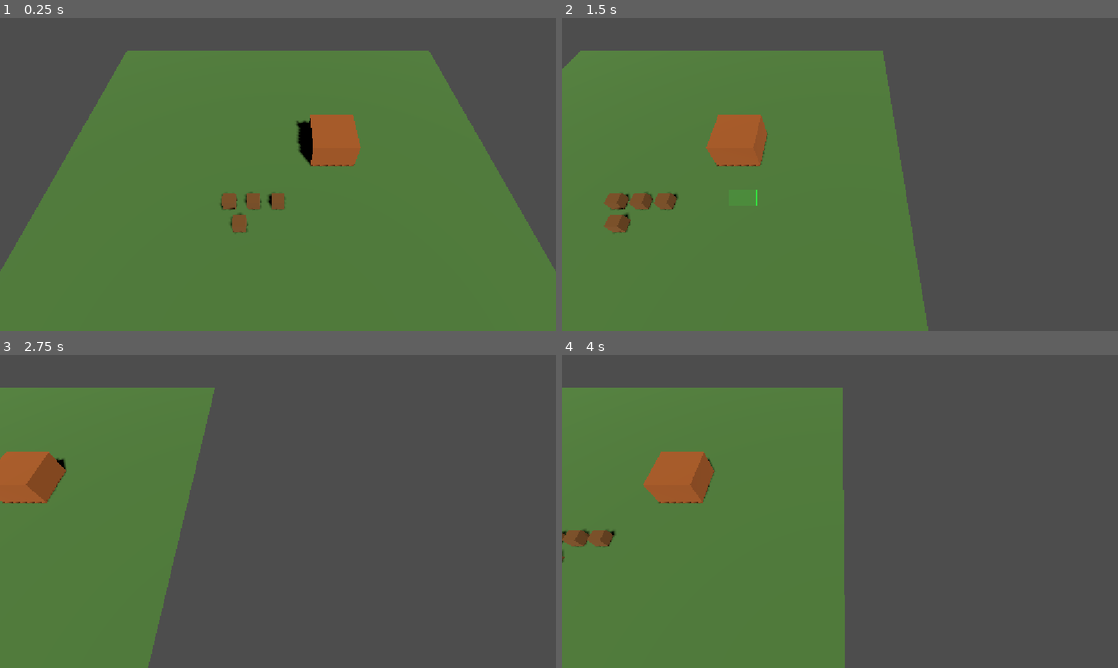
Above: before the commit, frames 1-4 (two rows, left to right).
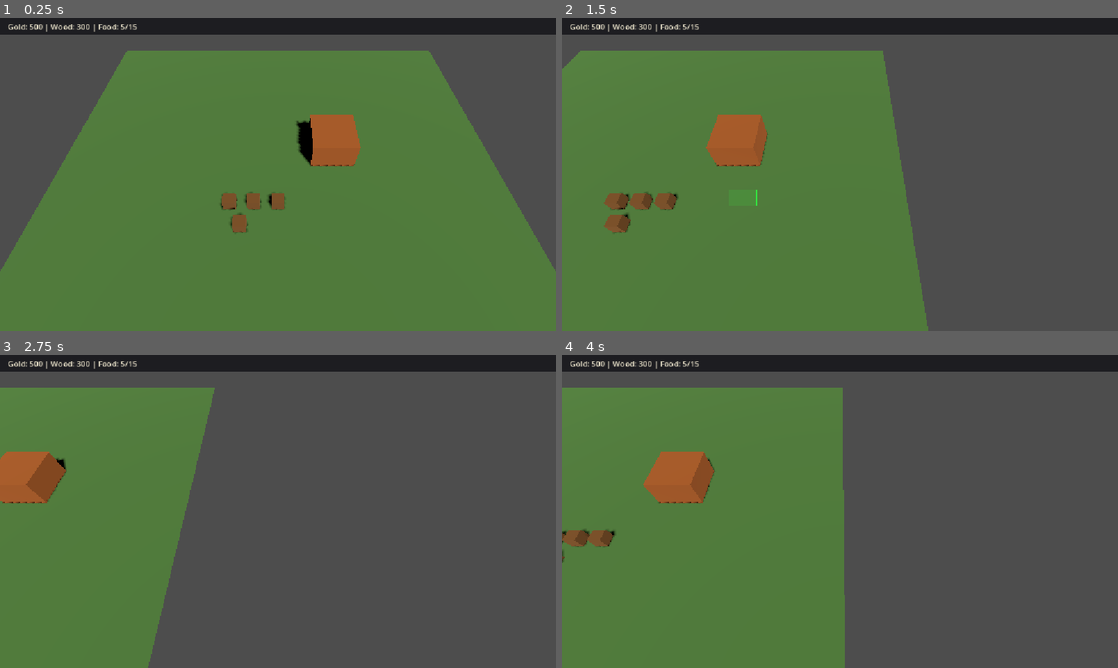
Above: after the commit, the same moments.

Repository: nplvkntx/endless-battle
Game: Godot game, scene res://scenes/main.tscn
Same seed, same stepped clock (60 frames per second), same inputs: the game is played once before the commit and once after it.
Inputs (mouse positions are in pixels of both pictures, inside the frame that each line leads up to):
- Up to frame 1 (0.25 s): no input
- Up to frame 2 (1.5 s): tap Enter at 0.5 s; move the mouse to (962, 158) at 0.52 s; hold Right (ui_right) 0.53-1.25 s; click (962, 158) at 0.67 s; drag from (728, 190) to (812, 237) at 1.27 s
- Up to frame 3 (2.75 s): tap Space at 2 s; move the mouse to (333, 442) at 2.02 s; hold Right (ui_right) from 2.03 s (still down); click (333, 442) at 2.17 s
- Up to frame 4 (4 s): release Right (ui_right) at 2.75 s; drag from (812, 574) to (673, 464) at 2.77 s; move the mouse to (1006, 558) at 3.52 s; hold Left (ui_left) from 3.53 s (still down); click (1006, 558) at 3.67 s

The runs differ from the first frame. In frame 1, 5.3% of the frame differs, in the area x 0-100%, y 0-6%; in frame 2, 5.3%; in frame 3, 5.3%; in frame 4, 5.3%.

Commit message:
TASK-013 Basic resource UI

Diff:
--- a/autoloads/resource_manager.gd
+++ b/autoloads/resource_manager.gd
@@ -4,10 +4,24 @@
 ## UI and other systems listen to signals; they never mutate resources directly.
 
 signal resources_changed()
-signal food_changed(current: float, maximum: float)
+signal food_changed(current: int, maximum: int)
 signal resource_spent_failed(resource_id: StringName, amount: float)
+
+const STARTING_GOLD: int = 500
+const STARTING_WOOD: int = 300
+const STARTING_FOOD: int = 5
+const STARTING_FOOD_MAX: int = 15
+
+var gold: int = STARTING_GOLD
+var wood: int = STARTING_WOOD
+var food_current: int = STARTING_FOOD
+var food_max: int = STARTING_FOOD_MAX
 
 
 func _ready() -> void:
-	# TODO: Initialize economy state from Resource data.
-	pass
+	_emit_resource_state()
+
+
+func _emit_resource_state() -> void:
+	resources_changed.emit()
+	food_changed.emit(food_current, food_max)
--- a/scenes/main.tscn
+++ b/scenes/main.tscn
@@ -4,7 +4,15 @@
 [ext_resource type="Script" path="res://scripts/systems/camera_controller.gd" id="3_camera_controller"]
 [ext_resource type="Script" path="res://scripts/systems/selection_manager.gd" id="5_selection_manager"]
 [ext_resource type="Script" path="res://scripts/ui/selection_box.gd" id="6_selection_box"]
+[ext_resource type="Script" path="res://scripts/ui/resource_bar.gd" id="7_resource_bar"]
 [ext_resource type="PackedScene" path="res://scenes/units/worker.tscn" id="4_worker"]
+
+[sub_resource type="StyleBoxFlat" id="StyleBoxFlat_resource_bar"]
+bg_color = Color(0.08, 0.08, 0.1, 0.85)
+content_margin_left = 12.0
+content_margin_top = 6.0
+content_margin_right = 12.0
+content_margin_bottom = 6.0
 
 [sub_resource type="StandardMaterial3D" id="StandardMaterial3D_ground"]
 albedo_color = Color(0.35, 0.55, 0.25, 1)
@@ -37,6 +45,29 @@
 grow_vertical = 2
 mouse_filter = 2
 script = ExtResource("6_selection_box")
+
+[node name="GameUI" type="CanvasLayer" parent="."]
+
+[node name="ResourceBar" type="PanelContainer" parent="GameUI"]
+anchors_preset = 10
+anchor_right = 1.0
+offset_bottom = 36.0
+grow_horizontal = 2
+mouse_filter = 2
+theme_override_styles/panel = SubResource("StyleBoxFlat_resource_bar")
+script = ExtResource("7_resource_bar")
+
+[node name="MarginContainer" type="MarginContainer" parent="GameUI/ResourceBar"]
+layout_mode = 2
+theme_override_constants/margin_left = 4
+theme_override_constants/margin_top = 0
+theme_override_constants/margin_right = 4
+theme_override_constants/margin_bottom = 0
+
+[node name="ResourceLabel" type="Label" parent="GameUI/ResourceBar/MarginContainer"]
+layout_mode = 2
+theme_override_colors/font_color = Color(0.95, 0.92, 0.82, 1)
+text = "Gold: 500 | Wood: 300 | Food: 5/15"
 
 [node name="Ground" type="MeshInstance3D" parent="."]
 mesh = SubResource("PlaneMesh_ground")
--- /dev/null
+++ b/scripts/ui/resource_bar.gd
@@ -0,0 +1,24 @@
+extends PanelContainer
+
+## Top HUD bar showing current player resources from ResourceManager.
+
+@onready var _resource_label: Label = $MarginContainer/ResourceLabel
+
+
+func _ready() -> void:
+	ResourceManager.resources_changed.connect(_refresh_display)
+	ResourceManager.food_changed.connect(_on_food_changed)
+	_refresh_display()
+
+
+func _on_food_changed(_current: int, _maximum: int) -> void:
+	_refresh_display()
+
+
+func _refresh_display() -> void:
+	_resource_label.text = "Gold: %d | Wood: %d | Food: %d/%d" % [
+		ResourceManager.gold,
+		ResourceManager.wood,
+		ResourceManager.food_current,
+		ResourceManager.food_max,
+	]
Not shown, added: scripts/ui/resource_bar.gd.uid
